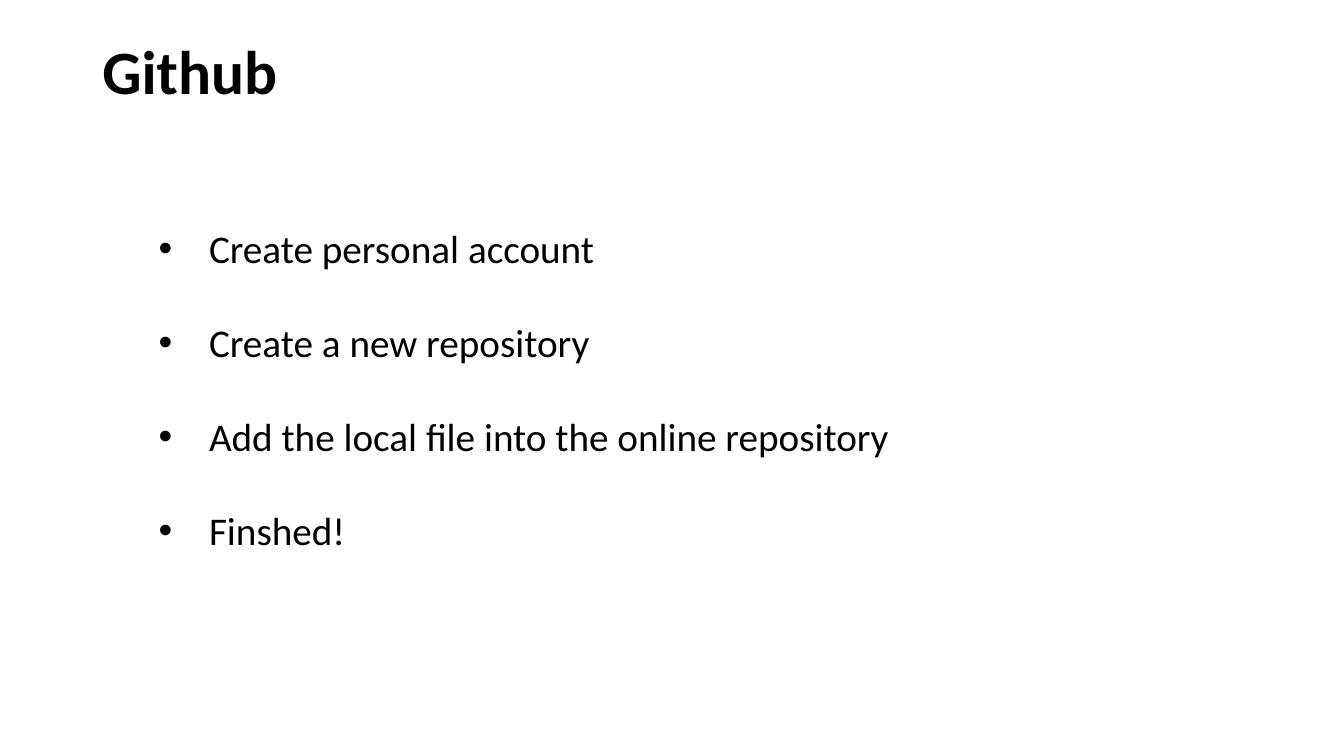
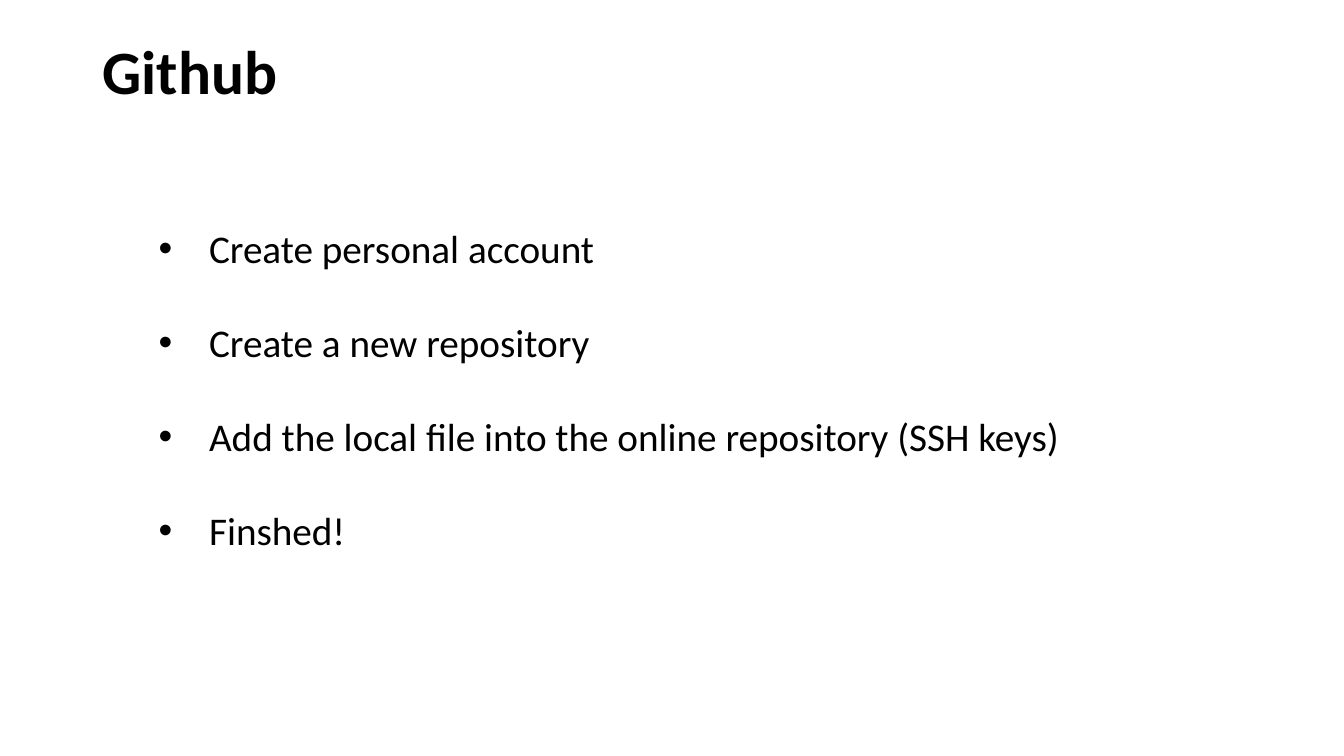
Before and after one commit to andy06andy06/demo_website, a slide deck: slide 11 of WebApp.pptx. Drawn at 1344x756 pixels with LibreOffice and Linux fonts; fonts in the diff are those of the drawing. Boxes give left, top, right and bottom in pixels: in the first picture for what was removed or moved away, otherwise in the second. Text is boxed around its words. In the diff, an @@ line names an element or a change of style, - is before the commit and + after.

```diff
--- a/WebApp.pptx
+++ b/WebApp.pptx
@@ text at (209,422,1058,458): text changed @@
-• Add the local file into the online repository
+• Add the local file into the online repository (SSH keys)
```
Also in this commit, not shown: 1 slide added, 2 other files.
